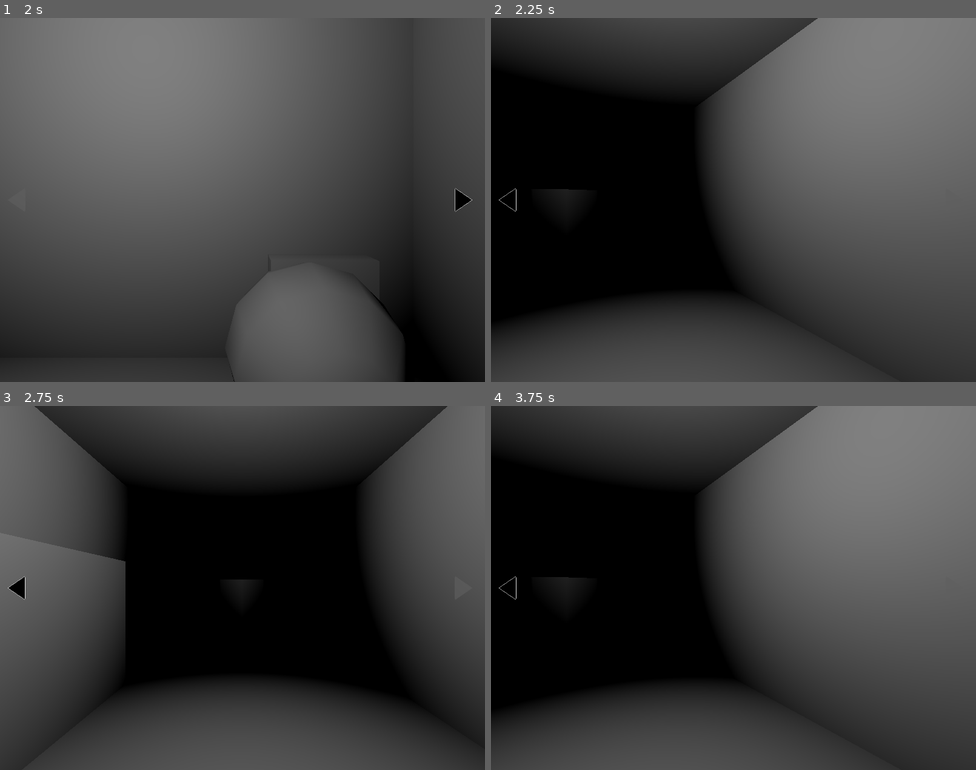
Above: before the commit, frames 1-4 (two rows, left to right).
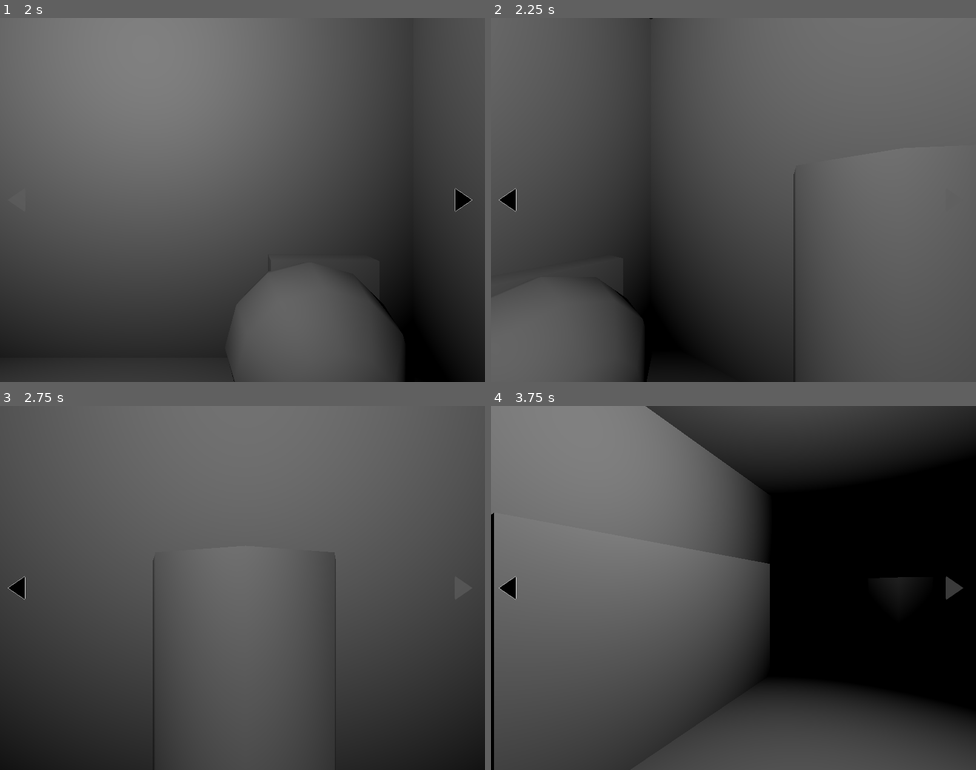
Above: after the commit, the same moments.

Repository: thecaptaincarrot/GMTK2026
Game: Godot game, scene res://main.tscn
The game is run twice, just before and just after one commit, with the same random seed, the same clock (stepped at 60 frames per second) and the same inputs.
Inputs (mouse positions are in pixels of both pictures, inside the frame that each line leads up to):
- Up to frame 1 (2 s): click "Start Game" at 0.5 s; click (460, 200) at 1.25 s
- Up to frame 2 (2.25 s): click (510, 200) at 2 s
- Up to frame 3 (2.75 s): no input
- Up to frame 4 (3.75 s): click (951, 588) at 2.75 s; click (510, 588) at 3.5 s

Frame 1 is identical in both runs. In frame 2, 51% of the frame differs, in the area x 0-100%, y 0-100%; in frame 3, 61%; in frame 4, 77%.

Commit message:
fixed tweening added global option
there is now a global option to allow or disallow movement tweenining

Diff:
--- a/scenes/game_world/game_world.gd
+++ b/scenes/game_world/game_world.gd
@@ -25,9 +25,14 @@
 	add_child(_active_room)
 
 func _on_right_arrow_pressed() -> void:
-	#_player.rotate(Vector3(0, 1, 0), deg_to_rad(-90))
-	_player.rotate_screen(-90)
+	if(Globals.should_tween):
+		_player.rotate_screen(-90)
+	else:
+		_player.rotate(Vector3(0, 1, 0), deg_to_rad(-90))
+
 
 func _on_left_arrow_pressed() -> void:
-	#_player.rotate(Vector3(0, 1, 0), deg_to_rad(90))
-	_player.rotate_screen(+90)
+	if(Globals.should_tween):
+		_player.rotate_screen(-90)
+	else:
+		_player.rotate(Vector3(0, 1, 0), deg_to_rad(90))
--- a/scenes/game_world/player_position_option.gd
+++ b/scenes/game_world/player_position_option.gd
@@ -14,4 +14,7 @@
 func handle_interaction() -> void:
 	var player = Globals.get_player()
 	if player:
-		player.set_global_position(self.get_position())
+		if(Globals.should_tween):
+			player.change_position(self.get_position())
+		else:
+			player.set_global_position(self.get_position())
--- a/src/globals.gd
+++ b/src/globals.gd
@@ -3,12 +3,18 @@
 @onready var cursor_default_arrow = preload("res://assets/cursor_normal.png")
 @onready var cursor_up_arrow = preload("res://assets/cursor_up.png")
 
-func _ready():
-	Input.set_custom_mouse_cursor(Globals.cursor_default_arrow)
+
+
 
 var message_bus: MessageBus = MessageBus.create()
 
 var _player: PlayerController
+
+var should_tween:bool = true
+
+
+func _ready():
+	Input.set_custom_mouse_cursor(Globals.cursor_default_arrow)
 
 func set_player(p: PlayerController) -> void:
 	_player = p
